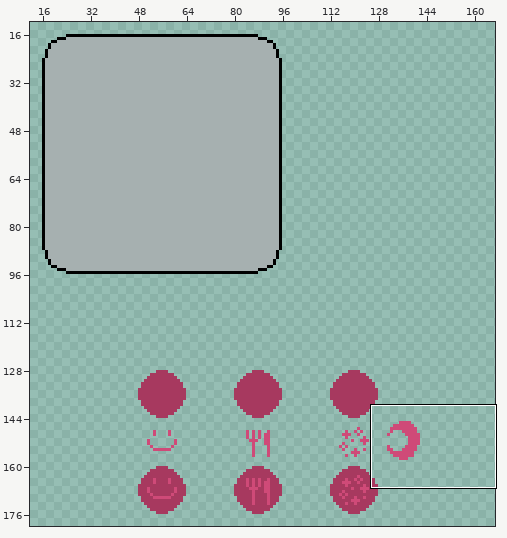
Pixel-art file: YourVeryOwnRamielGame/assets/assets.aseprite. Above: a wide view before the commit, with the close-up outlined.
Close-up. As it was:
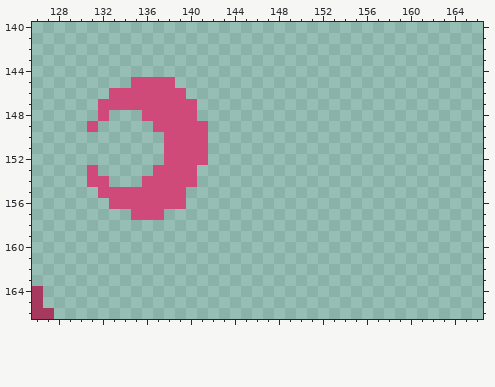
180x180 pixels, 1 frame. Shown: x 126..166, y 140..166. The wide view leaves out empty margins.
And afterwards:
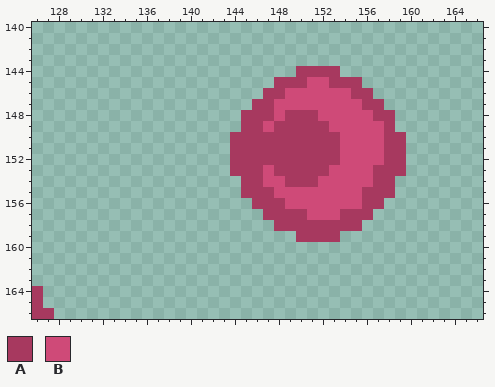
Palette (. is transparent): A #a7395f  B #cf4a78
Changes in this commit:
y 144: x 150..153 .... -> AAAA
y 145: x 135..138 BBBB -> ....; x 148..155 ........ -> AAABBAAA
y 146: x 133..139 BBBBBBB -> .......; x 147..156 .......... -> AABBBBBBAA
y 147: x 132..140 BBBBBBBBB -> .........; x 146..157 ............ -> AABBBBBBBBAA
y 148: x 132 B -> .; x 136..140 BBBBB -> .....; x 145..158 .............. -> AAABAAABBBBBAA
y 149: x 131 B -> .; x 137..141 BBBBB -> .....; x 145..158 .............. -> AABAAAAABBBBBA
y 150..152: x 138..141 BBBB -> ....; x 144..159 ................ -> AAAAAAAAAABBBBAA
y 153: x 131 B -> .; x 137..140 BBBB -> ....; x 144..159 ................ -> AAABAAAAABBBBAAA
y 154: x 131..132 BB -> ..; x 136..140 BBBBB -> .....; x 145..158 .............. -> AABBAAABBBBBAA
y 155: x 132..139 BBBBBBBB -> ........; x 145..158 .............. -> AAABBBBBBBBAAA
y 156: x 133..139 BBBBBBB -> .......; x 146..157 ............ -> AAABBBBBBBAA
y 157: x 135..137 BBB -> ...; x 147..156 .......... -> AAAABBBAAA
y 158: x 148..155 ........ -> AAAAAAAA
y 159: x 150..153 .... -> AAAA
Pixel boxes of the changes (left, top, right, bottom) in both close-ups:
changed: (87, 66, 406, 242)
